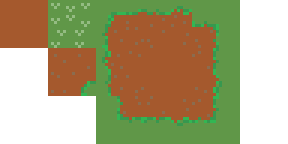
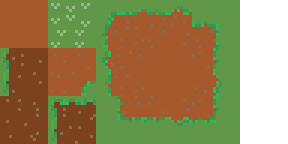
Before/after of a 288×144 layered artwork. What changed in the layer stack:
added layer "grass.png. kopia #1" above "grass.png. kopia" over [48, 96, 96, 144]
painted on "grass.png. kopia" over [0, 48, 48, 96]
painted on "grass.png" over [0, 48, 96, 144]
